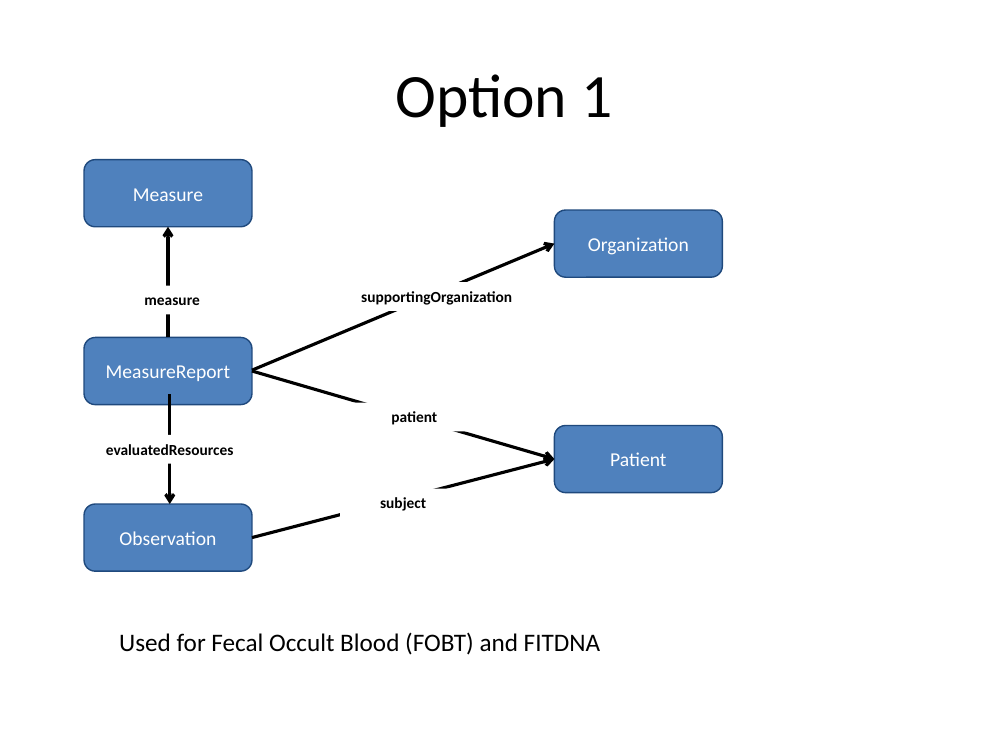
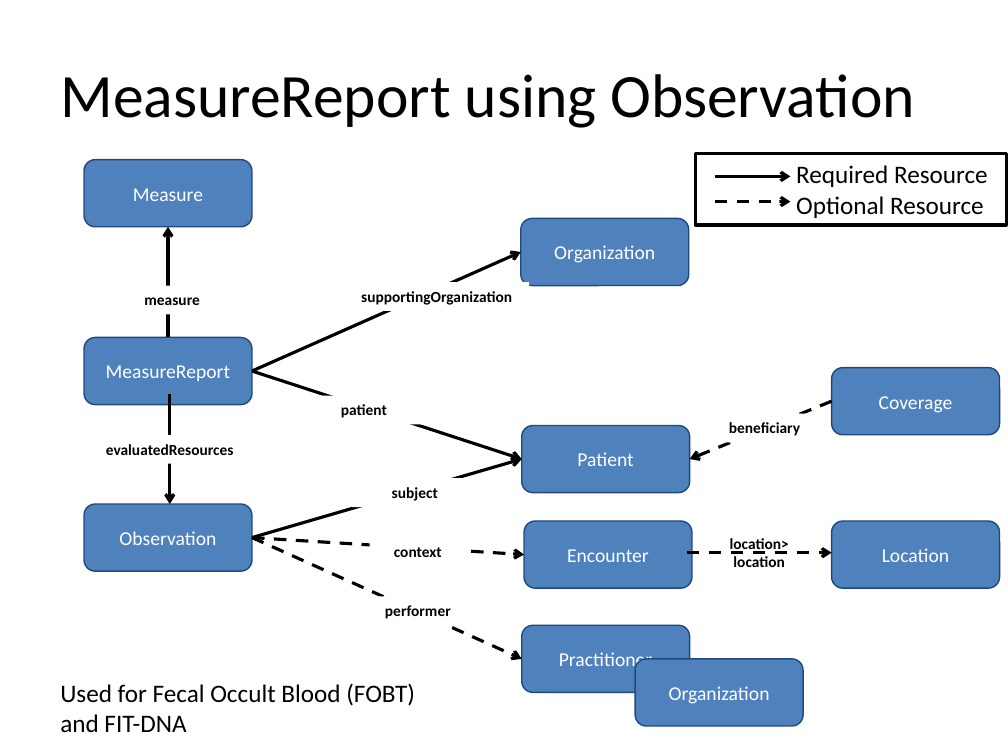
Before and after one commit to HL7/davinci-deqm, a slide deck: slide 5 of source/pages/assets/images/source/DEQM Resource Diagram - COL.pptx (slide 2 before the commit). Drawn at 1008x756 pixels with LibreOffice and Linux fonts; fonts in the diff are those of the drawing. Boxes give left, top, right and bottom in pixels: in the first picture for what was removed or moved away, otherwise in the second. Text is boxed around its words. In the diff, an @@ line names an element or a change of style, - is before the commit and + after.

```diff
--- a/source/pages/assets/images/source/DEQM Resource Diagram - COL.pptx
+++ b/source/pages/assets/images/source/DEQM Resource Diagram - COL.pptx
@@ title at box(60, 74, 915, 128): text changed @@
-Option 1
+MeasureReport using Observation
@@ rectangle added at box(696, 154, 1006, 226), outline #000000 2.25 pt, 18 pt, text #000000 @@
+Required Resource
+Optional Resource
@@ arrow added from (715, 176) to (790, 176), #000000 2.25 pt @@
@@ arrow added from (715, 202) to (790, 202), #000000 2.25 pt dashed @@
@@ rounded rectangle "Organization": place and size @@
-rounded rectangle "Organization" at box(554, 210, 723, 277)
+rounded rectangle "Organization" at box(521, 219, 689, 286)
@@ arrow moved from (252, 370) - (554, 244) to (252, 371) - (521, 252) @@
@@ arrow moved from (252, 371) - (554, 459) to (252, 371) - (522, 459) @@
@@ rounded rectangle added at box(832, 368, 1000, 435), fill #4F81BD, outline #1F497D 1 pt, 14 pt, text #FFFFFF @@
+Coverage
@@ text "patient": place and size @@
-text "patient" at box(391, 411, 437, 425)
+text "patient" at box(341, 404, 387, 418)
@@ arrow added from (832, 401) to (689, 459), #000000 2.25 pt dashed @@
@@ rounded rectangle "Patient": place and size @@
-rounded rectangle "Patient" at box(554, 425, 723, 493)
+rounded rectangle "Patient" at box(522, 425, 690, 493)
@@ text added at box(729, 422, 800, 436), 11 pt, text #000000, bold @@
+beneficiary
@@ arrow moved from (252, 537) - (554, 459) to (252, 537) - (522, 459) @@
@@ text "subject": place and size @@
-text "subject" at box(380, 497, 426, 511)
+text "subject" at box(392, 487, 438, 501)
@@ arrow added from (252, 537) to (524, 554), #000000 2.25 pt dashed @@
@@ arrow added from (252, 537) to (522, 659), #000000 2.25 pt dashed @@
@@ rounded rectangle added at box(524, 521, 692, 589), fill #4F81BD, outline #1F497D 1 pt, 14 pt, text #FFFFFF @@
+Encounter
@@ text added at box(730, 538, 789, 567), 11 pt, text #000000, bold @@
+location>
+location
@@ rounded rectangle added at box(832, 521, 1000, 589), fill #4F81BD, outline #1F497D 1 pt, 14 pt, text #FFFFFF @@
+Location
@@ text added at box(394, 547, 442, 557), 11 pt, text #000000, bold @@
+context
@@ arrow added from (686, 552) to (832, 552), #000000 2.25 pt dashed @@
@@ text added at box(385, 605, 451, 619), 11 pt, text #000000, bold @@
+performer
@@ rounded rectangle added at box(522, 625, 690, 692), fill #4F81BD, outline #1F497D 1 pt, 14 pt, text #FFFFFF @@
+Practitioner
@@ rounded rectangle added at box(635, 659, 803, 727), fill #4F81BD, outline #1F497D 1 pt, 14 pt, text #FFFFFF @@
+Organization
@@ text at box(60, 683, 415, 732): text changed @@
-Used for Fecal Occult Blood (FOBT) and FITDNA
+Used for Fecal Occult Blood (FOBT) and FIT-DNA
```
Also in this commit, not shown: 4 other slides changed, 6 slides added, 21 other files.
